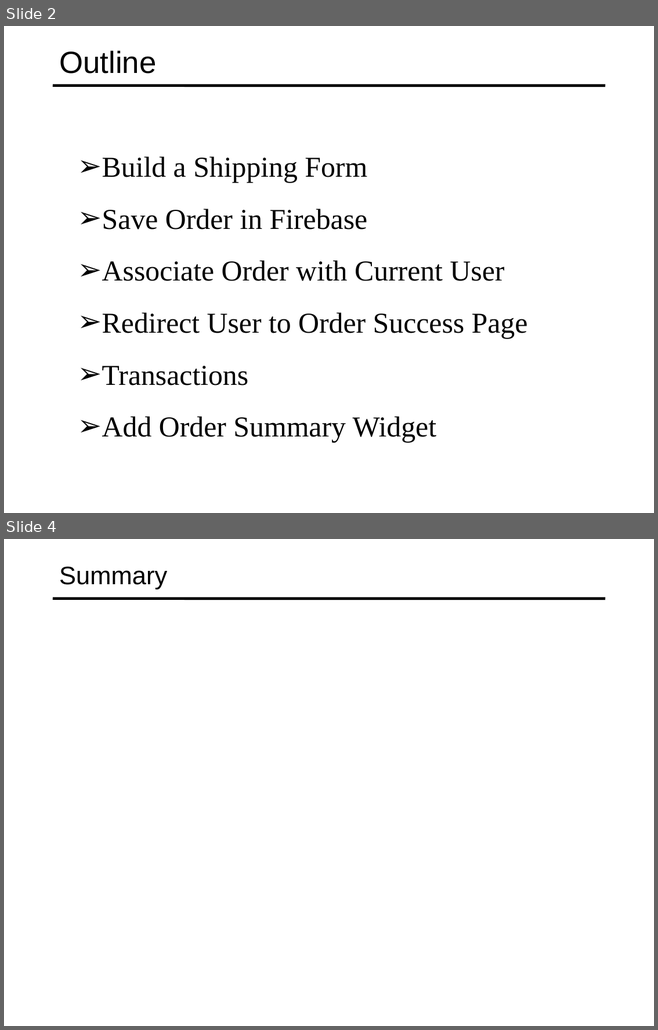
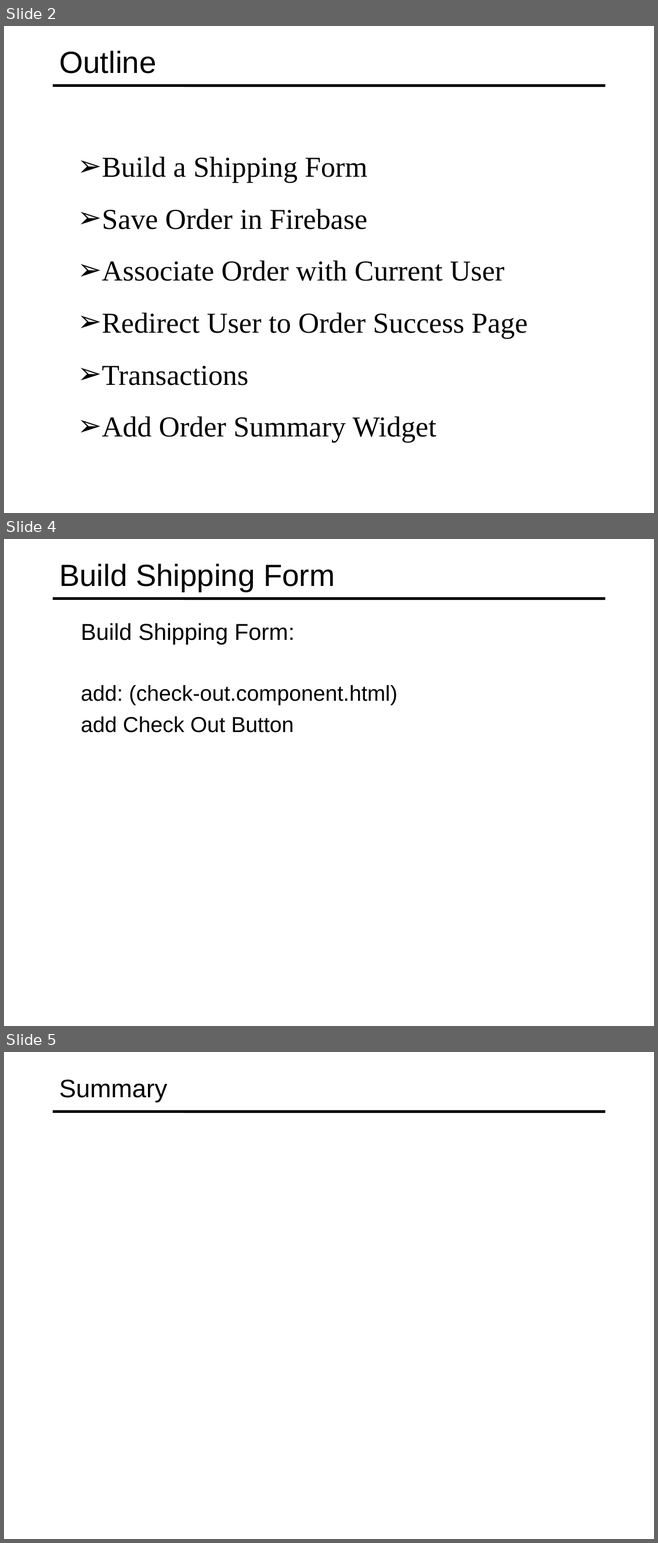
Before and after one commit to specter01wj/Jago_Link_Training, a slide deck: Angular/Angular7/Angular Advanced Course/Project/22.Project_Check Out Module/L6_Project_Check Out Module.ppt. Shown one above the other, each under a label of ours: slides 2 and 4 before the commit, slides 2, 4 and 5 after it; the slides between them are not shown. The pictures are 658x1030 and 658x1543 pixels, drawn with LibreOffice and Linux fonts; fonts in the diff are those of the drawing. Boxes give left, top, right and bottom in pixels: in the first picture for what was removed or moved away, otherwise in the second. Text is boxed around its words. In the diff, an @@ line names an element or a change of style, - is before the commit and + after.

```diff
--- a/Angular/Angular7/Angular Advanced Course/Project/22.Project_Check Out Module/L6_Project_Check Out Module.ppt
+++ b/Angular/Angular7/Angular Advanced Course/Project/22.Project_Check Out Module/L6_Project_Check Out Module.ppt
@@ slide 4 added at <box>4,539,654,1026</box>, background #FFFFFF; not listed: 1 template element that a slide beside it also shows @@
@@ title added at <box>59,563,335,592</box>, 34 pt, text #000000 @@
+Build Shipping Form
@@ text added at <box>81,623,295,644</box>, 25.5 pt, text #000000 @@
+  Build Shipping Form:
@@ text added at <box>81,685,397,733</box>, 24 pt, text #000000 @@
+  add: (check-out.component.html)
+  add Check Out Button
@@ what was slide 4 is now slide 5 @@
```
Also in this commit, not shown: 1 slide changed.
